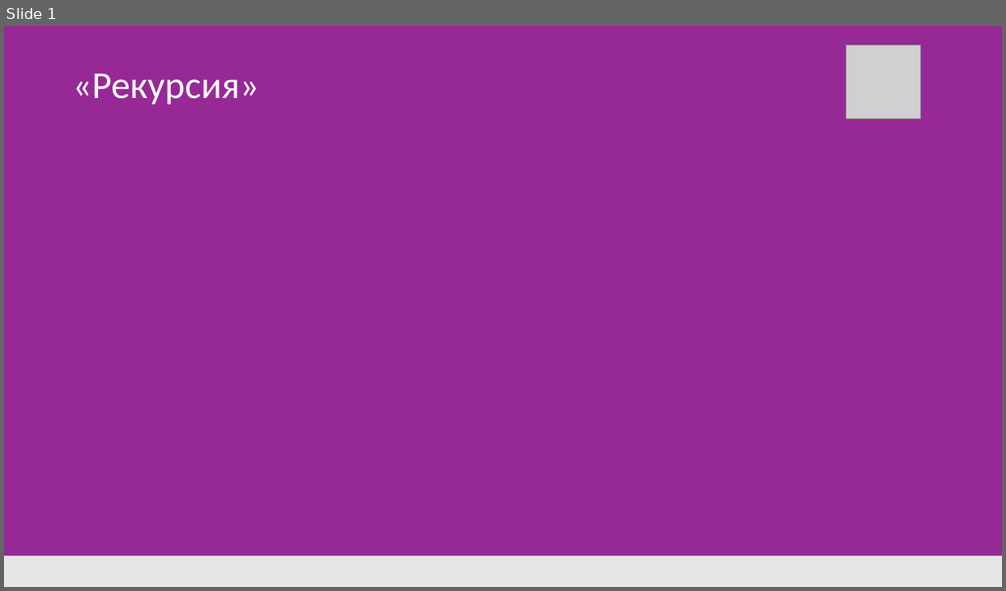
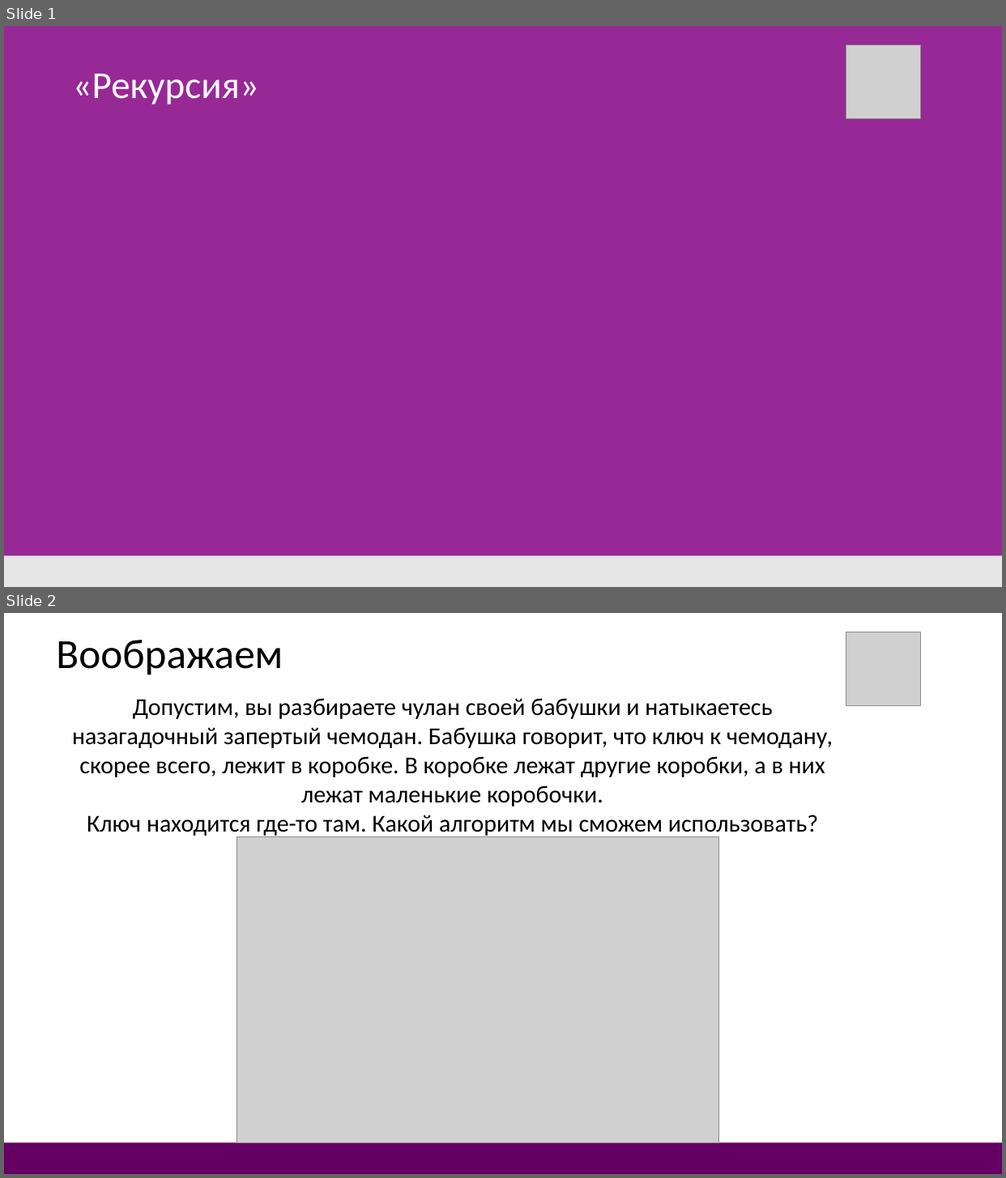
Before and after one commit to DonRobot-all/Algorithmic_training, a slide deck: 5. Рекурсия.pptx. Shown one above the other, each under a label of ours: slide 1 before the commit, slides 1 and 2 after it. The pictures are 1006x591 and 1006x1178 pixels, drawn with LibreOffice and Linux fonts; fonts in the diff are those of the drawing; grey boxes stand for pictures. Boxes give left, top, right and bottom in pixels: in the first picture for what was removed or moved away, otherwise in the second. Text is boxed around its words. In the diff, an @@ line names an element or a change of style, - is before the commit and + after.

```diff
--- a/5. Рекурсия.pptx
+++ b/5. Рекурсия.pptx
@@ slide 2 added at bbox=[4, 613, 1002, 1174], background #FFFFFF @@
@@ picture added at bbox=[846, 632, 921, 705] @@
@@ text added at bbox=[56, 640, 283, 675], 48 pt, text #000000 @@
+Воображаем
@@ text added at bbox=[72, 698, 833, 838], 28 pt, text #000000 @@
+Допустим, вы разбираете чулан своей бабушки и натыкаетесь назагадочный запертый чемодан. Бабушка говорит, что ключ к чемодану, скорее всего, лежит в коробке. В коробке лежат другие коробки, а в них лежат маленькие коробочки.
+Ключ находится где-то там. Какой алгоритм мы сможем использовать?
@@ picture added at bbox=[236, 837, 719, 1143] @@
@@ rectangle added at bbox=[4, 1143, 1002, 1174], fill #640064 @@
```
Also in this commit, not shown: 1 slide changed, 11 other slides added, 9 other files.
